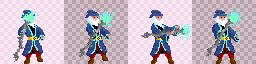
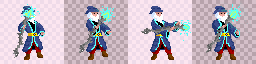
Before/after of a (256, 64) layered artwork. What changed in the layer stack:
removed layer "1. tile copy #3" over [206, 3, 252, 64]
removed layer "1. tile copy #2" over [141, 10, 191, 64]
removed layer "1. tile copy #1" over [79, 10, 115, 64]
painted on "1. tile copy" over [13, 1, 252, 64]
